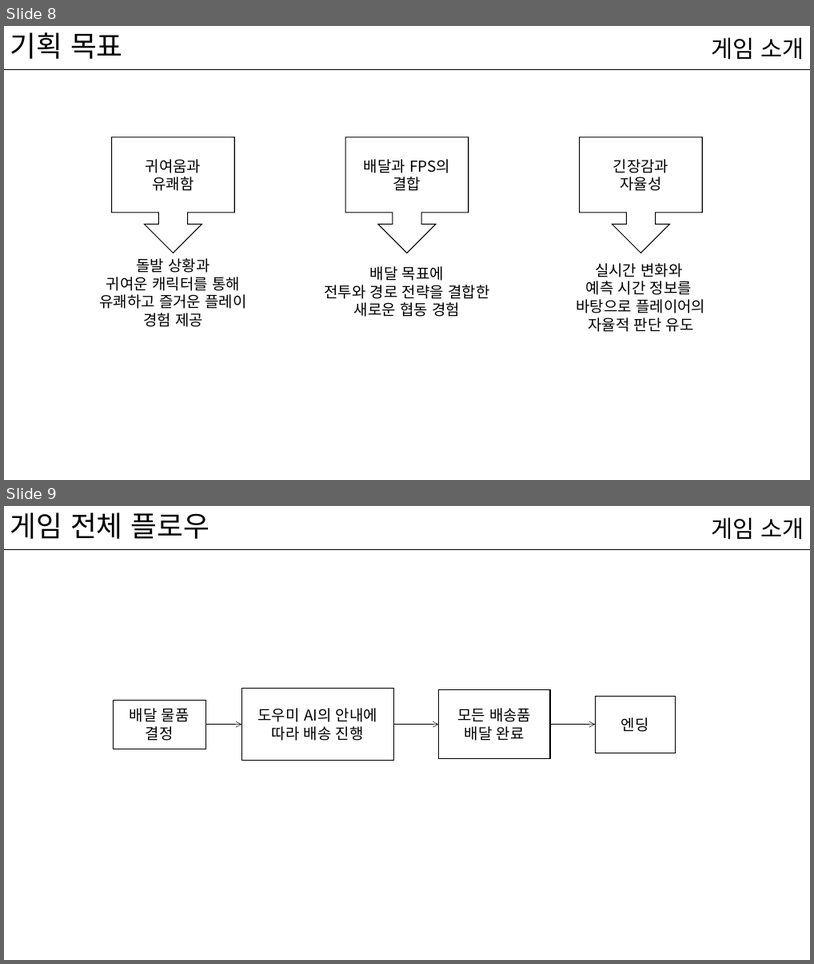
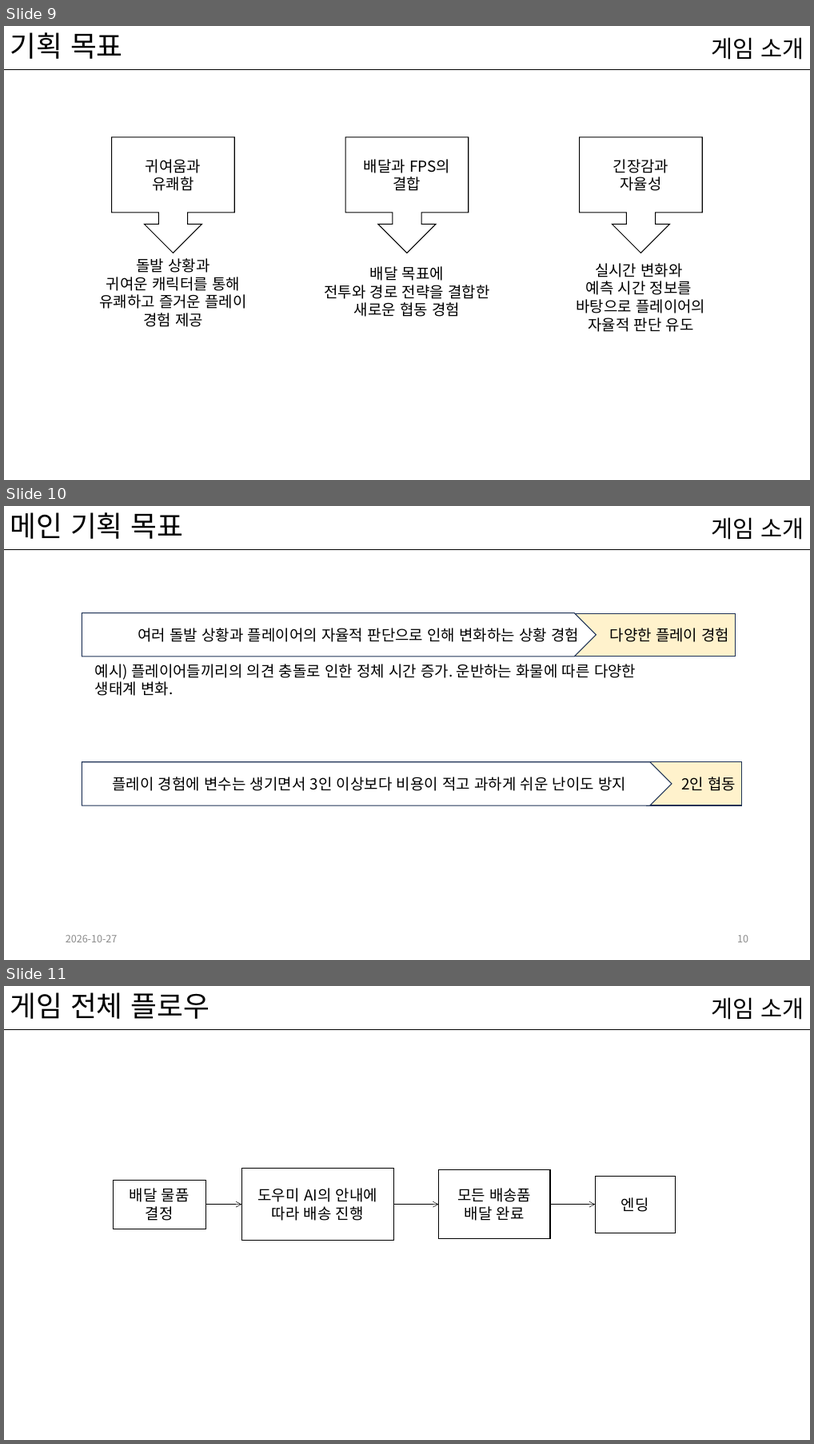
Before and after one commit to kwakyerin/2026_Graduation_Project, a slide deck: documents/HyunahKwon/design/designing/for_teammates/배트와 달트_기획.pptx. Shown one above the other, each under a label of ours: slides 8 and 9 before the commit, slides 9, 10 and 11 after it. The pictures are 814x964 and 814x1444 pixels, drawn with LibreOffice and Linux fonts; fonts in the diff are those of the drawing. Boxes give left, top, right and bottom in pixels: in the first picture for what was removed or moved away, otherwise in the second. Text is boxed around its words. In the diff, an @@ line names an element or a change of style, - is before the commit and + after.

Commit message:
기획서 수정_기본사항_확인필요X

```diff
--- a/documents/HyunahKwon/design/designing/for_teammates/배트와 달트_기획.pptx
+++ b/documents/HyunahKwon/design/designing/for_teammates/배트와 달트_기획.pptx
@@ slide 10 added at <box>4,506,810,960</box>, background #FFFFFF; not listed: 1 template element that a slide beside it also shows @@
@@ title added at <box>10,512,184,539</box>, 34 pt, text #000000 @@
+메인 기획 목표
@@ text added at <box>711,517,804,540</box>, 28 pt, text #000000 @@
+게임 소개
@@ pentagon arrow added at <box>82,613,596,656</box>, fill #FFFFFF, outline #1E3256 1 pt, 18 pt, text #000000 @@
+여러 돌발 상황과 플레이어의 자율적 판단으로 인해 변화하는 상황 경험
@@ rectangle added at <box>571,613,736,656</box>, fill #FFF2CC, outline #1E3256 1 pt, 18 pt, text #000000 @@
+다양한 플레이 경험
@@ text added at <box>95,664,636,696</box>, 18 pt, text #000000 @@
+예시) 플레이어들끼리의 의견 충돌로 인한 정체 시간 증가. 운반하는 화물에 따른 다양한
+생태계 변화.
@@ pentagon arrow added at <box>82,762,672,805</box>, fill #FFFFFF, outline #1E3256 1 pt, 18 pt, text #000000 @@
+플레이 경험에 변수는 생기면서 3인 이상보다 비용이 적고 과하게 쉬운 난이도 방지
@@ rectangle added at <box>648,762,742,805</box>, fill #FFF2CC, outline #1E3256 1 pt, 18 pt, text #000000 @@
+2인 협동
@@ text added at <box>66,935,118,942</box>, 12 pt, text #8C8C8C @@
+2026-10-27
@@ page number added at <box>738,935,749,942</box>, 12 pt, text #8C8C8C @@
+10
@@ what was slide 8 is now slide 9 @@
@@ what was slide 9 is now slide 11 @@
```
Also in this commit, not shown: 54 slides changed, 2 other slides added, 2 slides removed, 3 other files.
